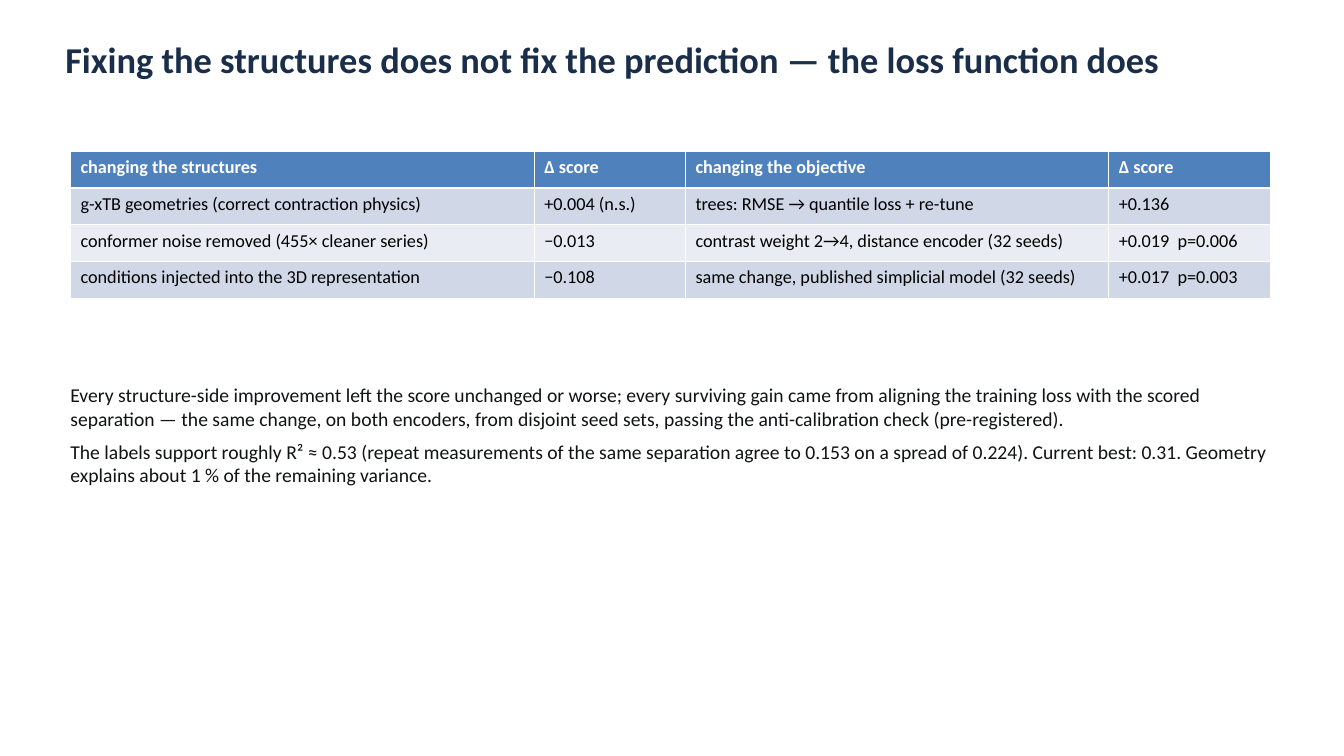
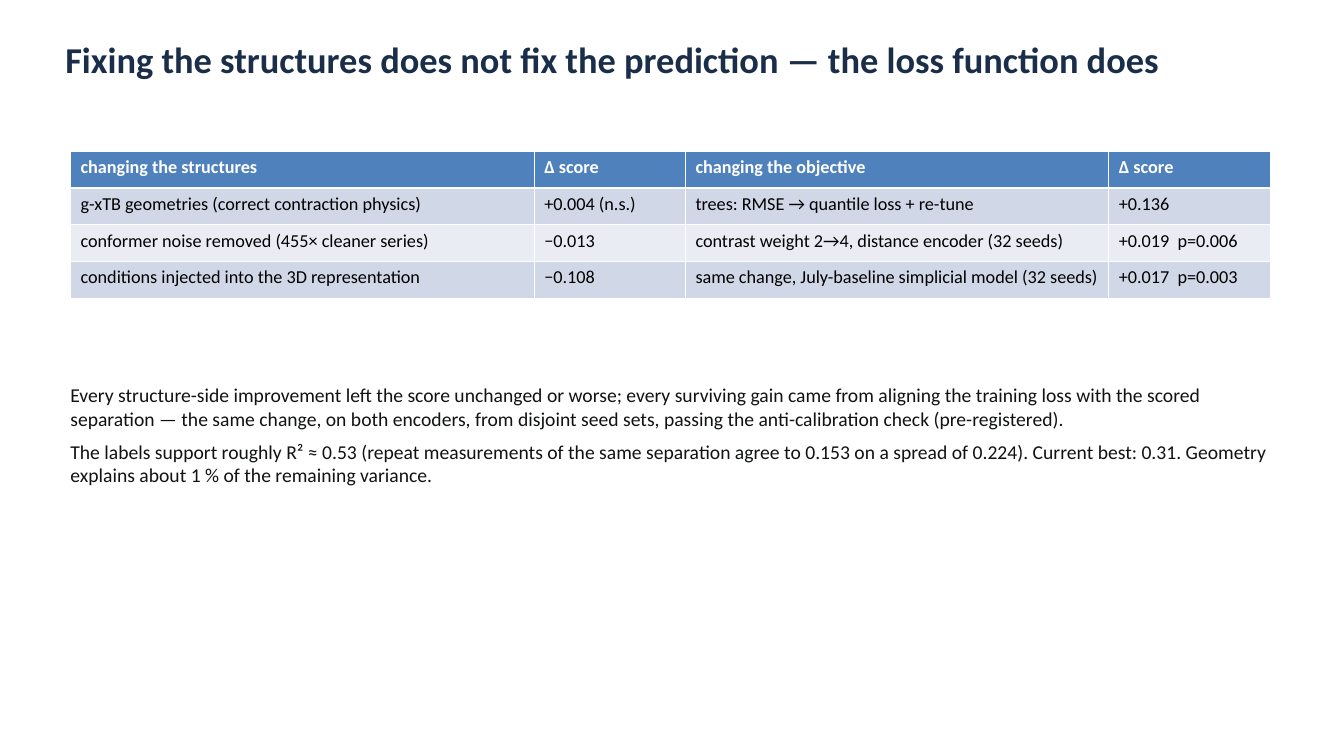
Before and after one commit to mironovb/lanthanidestrain, a slide deck: slide 12 of docs/vogiatzis_condensed_2026-08.pptx. Drawn at 1344x756 pixels with LibreOffice and Linux fonts; fonts in the diff are those of the drawing. Boxes give left, top, right and bottom in pixels: in the first picture for what was removed or moved away, otherwise in the second. Text is boxed around its words. In the diff, an @@ line names an element or a change of style, - is before the commit and + after.

```diff
--- a/docs/vogiatzis_condensed_2026-08.pptx
+++ b/docs/vogiatzis_condensed_2026-08.pptx
@@ table at (71,151,1270,298) @@
-row 4, column 3: same change, published simplicial model (32 seeds)
+row 4, column 3: same change, July-baseline simplicial model (32 seeds)
```
